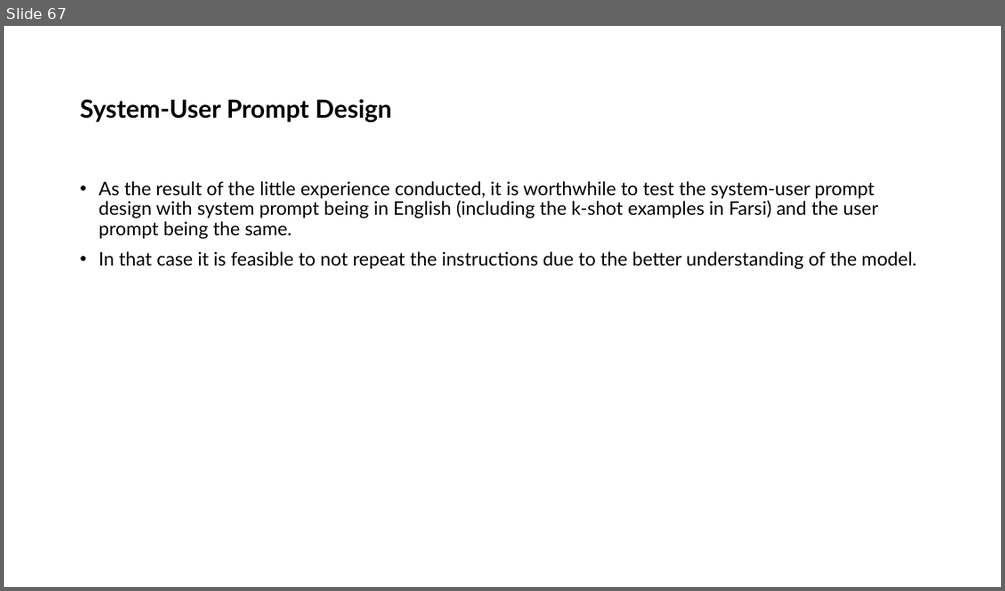
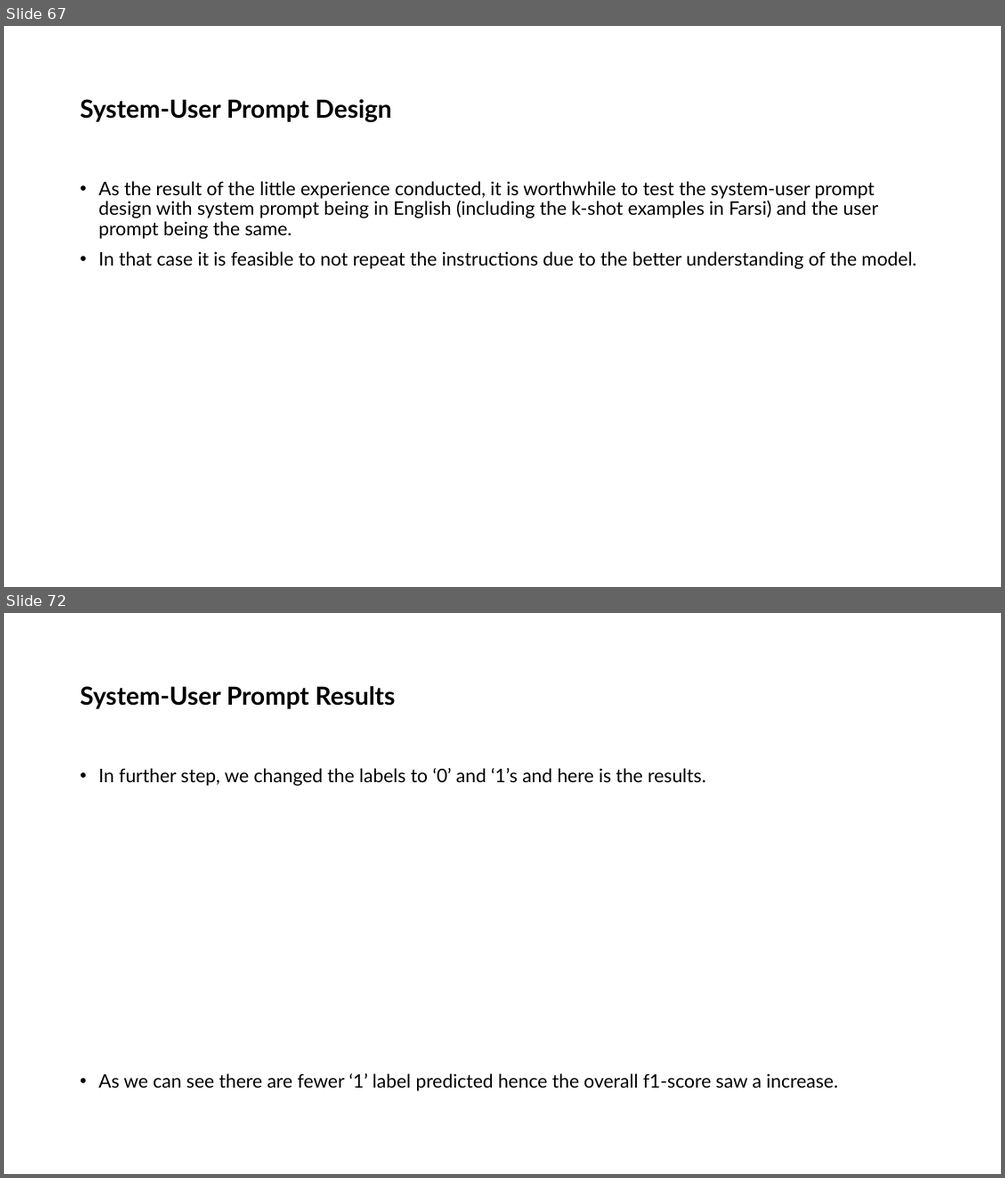
Before and after one commit to ShayanSalehi81/BachelorProject, a slide deck: Slides/Symbol Tuning.pptx. Shown one above the other, each under a label of ours: slide 67 before the commit, slides 67 and 72 after it; the slides between them are not shown. The pictures are 1005x591 and 1005x1178 pixels, drawn with LibreOffice and Linux fonts; fonts in the diff are those of the drawing. Boxes give left, top, right and bottom in pixels: in the first picture for what was removed or moved away, otherwise in the second. Text is boxed around its words. In the diff, an @@ line names an element or a change of style, - is before the commit and + after.

```diff
--- a/Slides/Symbol Tuning.pptx
+++ b/Slides/Symbol Tuning.pptx
@@ slide 72 added at (x1=4, y1=613, x2=1001, y2=1174), background #FFFFFF @@
@@ title added at (x1=80, y1=686, x2=396, y2=709), 24 pt, text #000000, bold @@
+System-User Prompt Results
@@ text added at (x1=98, y1=768, x2=838, y2=1091), 18 pt, text #000000 @@
+• In further step, we changed the labels to ‘0’ and ‘1’s and here is the results.
+• As we can see there are fewer ‘1’ label predicted hence the overall f1-score saw a increase.
```
Also in this commit, not shown: 4 other slides added, 1 other file.
